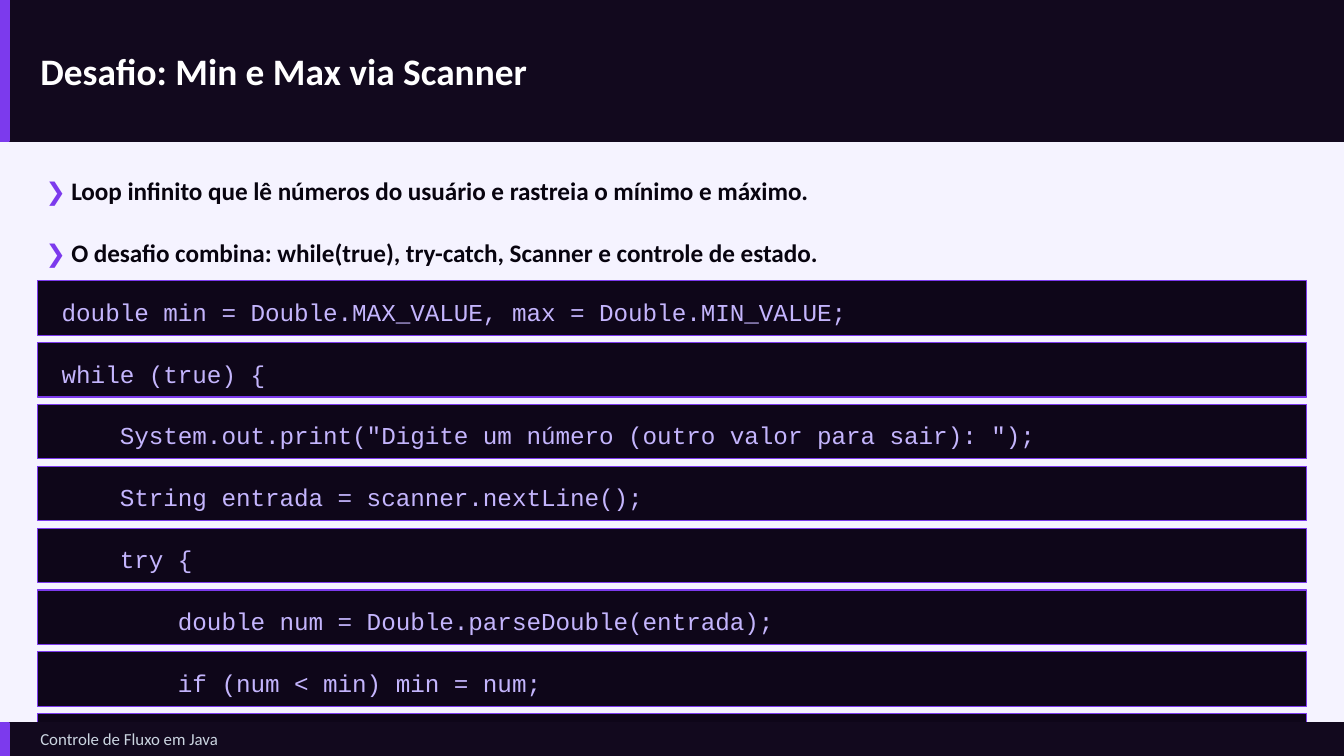
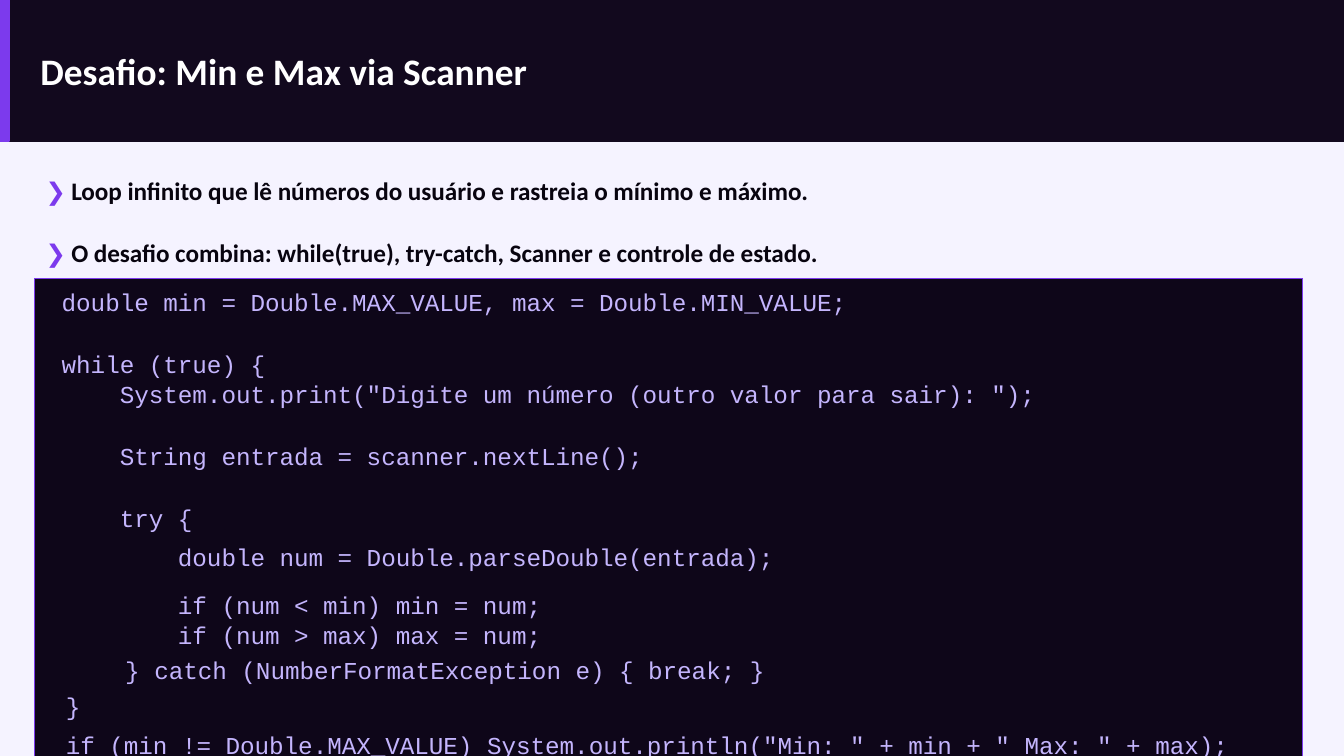
Before and after one commit to GustavoJ-dev/JavaStudiesHub, a slide deck: slide 41 of src/module04/content/Controle-de-Fluxo-em-Java.pptx. Drawn at 1344x756 pixels with LibreOffice and Linux fonts; fonts in the diff are those of the drawing. Boxes give left, top, right and bottom in pixels: in the first picture for what was removed or moved away, otherwise in the second. Text is boxed around its words. In the diff, an @@ line names an element or a change of style, - is before the commit and + after.

```diff
--- a/src/module04/content/Controle-de-Fluxo-em-Java.pptx
+++ b/src/module04/content/Controle-de-Fluxo-em-Java.pptx
@@ rectangle: place and size @@
-rectangle at (38, 281, 1306, 335)
+rectangle at (35, 278, 1304, 756)
@@ text "double min = Double.MAX_VALUE, max ...": place and size @@
-text "double min = Double.MAX_VALUE, max ..." at (62, 303, 846, 326)
+text "double min = Double.MAX_VALUE, max ..." at (62, 293, 846, 316)
@@ rectangle removed at (38, 343, 1306, 396) @@
@@ text "while (true) {": place and size @@
-text "while (true) {" at (62, 365, 236, 388)
+text "while (true) {" at (62, 355, 236, 378)
@@ text "System.out.print("Digite um número (outro valor ...": place and size @@
-text "System.out.print("Digite um número (outro valor ..." at (120, 427, 977, 449)
+text "System.out.print("Digite um número (outro valor ..." at (120, 386, 977, 408)
@@ rectangle removed at (38, 405, 1306, 458) @@
@@ text "String entrada = scanner.nextLine();": place and size @@
-text "String entrada = scanner.nextLine();" at (120, 489, 643, 511)
+text "String entrada = scanner.nextLine();" at (120, 448, 643, 470)
@@ rectangle removed at (38, 466, 1306, 520) @@
@@ text "try {": place and size @@
-text "try {" at (120, 552, 164, 573)
+text "try {" at (120, 511, 164, 532)
@@ rectangle removed at (38, 528, 1306, 582) @@
@@ text "double num = Double.parseDouble(entrada);": place and size @@
-text "double num = Double.parseDouble(entrada);" at (178, 612, 774, 635)
+text "double num = Double.parseDouble(entrada);" at (178, 548, 774, 571)
@@ rectangle removed at (38, 590, 1306, 644) @@
@@ text "if (num < min) min ...": place and size @@
-text "if (num < min) min ..." at (178, 674, 541, 697)
+text "if (num < min) min ..." at (178, 596, 541, 619)
@@ text "if (num > max) max ..." rewrapped from (178, 736, 207, 745) to (178, 627, 541, 649) @@
@@ rectangle removed at (38, 652, 1306, 706) @@
@@ text added at (154, 661, 735, 684), 13 pt, text #C4B5FD @@
+} catch (NumberFormatException e) { break; }
@@ rectangle removed at (38, 714, 1306, 756) @@
@@ text added at (66, 691, 1297, 722), 13 pt, text #C4B5FD @@
+}
@@ rectangle removed at (0, 723, 1344, 755) @@
@@ rectangle removed at (0, 723, 9, 755) @@
@@ text removed at (40, 733, 218, 745) @@
-Controle de Fluxo em Java
@@ text added at (66, 736, 1228, 756), 13 pt, text #C4B5FD @@
+if (min != Double.MAX_VALUE) System.out.println("Min: " + min + " Max: " + max);
```
Also in this commit, not shown: 1 other slide changed, 6 other files.
